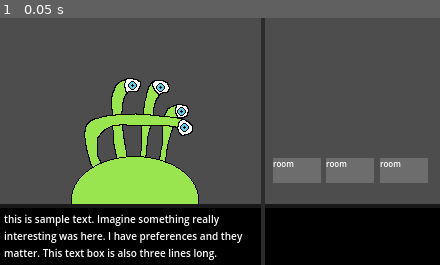
Above: before the commit, frame 1.
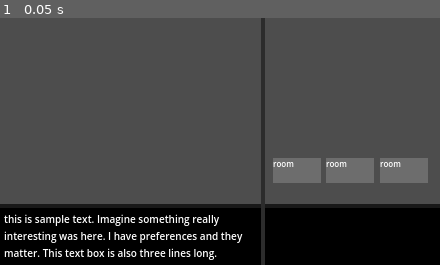
Above: after the commit, the same moment.

Repository: fawfle/brackeys-2026.1
Game: Godot game, scene res://scenes/game_scene.tscn
The game is run twice, just before and just after one commit, with the same random seed, the same clock (stepped at 60 frames per second) and the same inputs.
Inputs:
- Up to frame 1 (0.05 s): no input

The runs differ from the first frame. In frame 1, 8.2% of the frame differs, in the area x 16-46%, y 24-76%.
Error before the commit: Invalid assignment of property or key 'blacklisted_traits' with value of type 'Array' on a base object of type 'RefCounted (GuestTrait)'. (res://scripts/trait_…

Commit message:
added more code

Diff:
--- a/scenes/game manager.gd
+++ b/scenes/game manager.gd
@@ -1,20 +1,34 @@
 extends Node2D
+
+@onready var guest_parent: Node2D = $GuestParent
 
 var day: int = 0
 
 var hotel: Hotel = Hotel.new()
 
 var guest_queue: Array[Guest] = []
+@export var current_guest: Guest = null
 
 func _ready() -> void:
 	# load guests and traits. The lists act as global constants
 	TraitList.LOAD_TRAITS()
 	GuestList.LOAD_GUESTS()
 
+	begin_day()
+
 func begin_day() -> void:
-	guest_queue = make_guest_queue()
+	guest_queue = GuestList.create_guest_queue(1, day)
+	manage_next_guest()
 
-func make_guest_queue() -> Array[Guest]:
-	var queue: Array[Guest] = [];
+func manage_next_guest() -> void:
+	current_guest = guest_queue[0].duplicate(true)
+	guest_queue.pop_front()
 
-	return queue;
+	# clean children
+	for child in guest_parent.get_children(): child.queue_free()
+
+	var guest_scene: PackedScene = current_guest.scene
+	if guest_scene != null:
+		guest_parent.add_child(guest_scene.instantiate())
+	else:
+		push_error("No guest scene for guest")
--- a/scenes/game_scene.tscn
+++ b/scenes/game_scene.tscn
@@ -1,7 +1,6 @@
 [gd_scene format=3 uid="uid://d10v8ay10dsu6"]
 
 [ext_resource type="Script" uid="uid://fehsvnq2kohw" path="res://scenes/game manager.gd" id="1_w5aja"]
-[ext_resource type="PackedScene" uid="uid://cgjol7fet0bui" path="res://scenes/characters/four_eyes.tscn" id="2_ycayy"]
 [ext_resource type="PackedScene" uid="uid://4gii0y616804" path="res://scenes/hotel/room.tscn" id="3_ycayy"]
 
 [node name="GameScene" type="Node2D" unique_id=1746918585]
@@ -10,8 +9,8 @@
 [node name="Camera2D" type="Camera2D" parent="." unique_id=2131477491]
 anchor_mode = 0
 
-[node name="FourEyes" parent="." unique_id=811499514 instance=ExtResource("2_ycayy")]
-position = Vector2(135, 122)
+[node name="GuestParent" type="Node2D" parent="." unique_id=521559917]
+position = Vector2(132, 130)
 
 [node name="CanvasLayer" type="CanvasLayer" parent="." unique_id=1013869446]
 
@@ -42,7 +41,7 @@
 autowrap_mode = 3
 clip_text = true
 
-[node name="ColorRect" type="ColorRect" parent="CanvasLayer/TextBar" unique_id=1087483858]
+[node name="Separator" type="ColorRect" parent="CanvasLayer/TextBar" unique_id=1087483858]
 layout_mode = 1
 anchors_preset = 10
 anchor_right = 1.0
@@ -62,7 +61,7 @@
 
 [node name="Hotel" type="Node" parent="." unique_id=1856963853]
 
-[node name="ColorRect" type="ColorRect" parent="Hotel" unique_id=1541475074]
+[node name="HotelBar" type="ColorRect" parent="Hotel" unique_id=1541475074]
 anchors_preset = 3
 anchor_left = 1.0
 anchor_top = 1.0
@@ -74,7 +73,7 @@
 grow_vertical = 0
 color = Color(0, 0, 0, 1)
 
-[node name="ColorRect" type="ColorRect" parent="Hotel/ColorRect" unique_id=1952670912]
+[node name="Separator" type="ColorRect" parent="Hotel/HotelBar" unique_id=1952670912]
 layout_mode = 1
 anchors_preset = 10
 anchor_right = 1.0
@@ -92,6 +91,7 @@
 offset_top = 140.0
 offset_right = 321.0
 offset_bottom = 165.0
+location = 1
 
 [node name="Room2" parent="Hotel/Rooms" unique_id=2130832592 instance=ExtResource("3_ycayy")]
 layout_mode = 0
@@ -106,3 +106,4 @@
 offset_top = 140.0
 offset_right = 428.0
 offset_bottom = 165.0
+location = 2
--- a/scenes/hotel/room.tscn
+++ b/scenes/hotel/room.tscn
@@ -1,10 +1,23 @@
 [gd_scene format=3 uid="uid://4gii0y616804"]
 
-[node name="Room" type="TextureButton" unique_id=378997809]
-offset_right = 66.0
-offset_bottom = 22.0
+[ext_resource type="Script" uid="uid://bfjv0sjmcksyh" path="res://scripts/room.gd" id="1_4oh1f"]
 
-[node name="ColorRect" type="ColorRect" parent="." unique_id=256581676]
+[node name="Room" type="Control" unique_id=963365455]
+layout_mode = 3
+anchors_preset = 0
+offset_right = 78.0
+offset_bottom = 23.0
+script = ExtResource("1_4oh1f")
+
+[node name="TextureButton" type="TextureButton" parent="." unique_id=692431399]
+layout_mode = 1
+anchors_preset = 15
+anchor_right = 1.0
+anchor_bottom = 1.0
+grow_horizontal = 2
+grow_vertical = 2
+
+[node name="ColorRect" type="ColorRect" parent="TextureButton" unique_id=256581676]
 layout_mode = 1
 anchors_preset = 15
 anchor_right = 1.0
@@ -13,7 +26,7 @@
 grow_vertical = 2
 color = Color(0.42710263, 0.42710263, 0.42710263, 1)
 
-[node name="Label" type="Label" parent="." unique_id=1754139443]
+[node name="Label" type="Label" parent="TextureButton" unique_id=1754139443]
 layout_mode = 0
 offset_right = 40.0
 offset_bottom = 23.0
--- a/scripts/guest.gd
+++ b/scripts/guest.gd
@@ -1,10 +1,10 @@
-class_name Guest
+class_name Guest extends Resource
 
 var name: String = ""
 var scene: PackedScene
 
 ## traits assigned to guest by default. Used for "template" guests.
-var default_traits: Array[GuestTrait] = []
+var default_traits: Array[TraitList.Trait] = []
 var traits: Array[GuestTrait] = []
 
 ## Max money guest can give
@@ -14,6 +14,8 @@
 var greeting: String = ""
 ## message on leaving
 var goodybye: String = ""
+## message on angry leaving
+var angry_goodbye: String = ""
 
 ## initial rating given by guest. Can be lower than 5 for picky or snobbish guests.
 var initial_rating: float = 5
@@ -21,4 +23,8 @@
 ## Guest won't appear until day has passed
 var appear_after_day: int = 0
 
+## Todo
+func generate_request() -> String:
+	return "placeholder request"
+
 # constructed by guest_list class
--- a/scripts/guest_list.gd
+++ b/scripts/guest_list.gd
@@ -1,9 +1,21 @@
 class_name GuestList
 
 enum {
+	## Scene to load for guest. Consists of sprite, possibly more.
 	SCENE,
+	## Default traits always given to a guest.
 	DEFAULT_TRAITS,
+	## Message sent on greeting before request.
+	GREETING,
+	## Message sent when leaving
+	GOODBYE,
+	## Message sent when leaving very happy
+	HAPPY_GOODBYE,
+	## Message sent when leaving angry
+	ANGRY_GOODBYE,
+	## Threshold to not appear before a certain day. For gating guests after unlocks.
 	APPEAR_AFTER,
+	## Mark a guest as an "event" type. They won't be added to any normal guest queues.
 	EVENT,
 }
 
@@ -11,10 +23,15 @@
 	"four_eyes": {
 		SCENE: preload("res://scenes/characters/four_eyes.tscn"),
 		DEFAULT_TRAITS: [TraitList.Trait.NEAT],
+		GREETING: "Hello",
+		GOODBYE: "Goodbye",
+		HAPPY_GOODBYE: "I was so happy. Goodbye.",
+		ANGRY_GOODBYE: "I am angry and goodbying",
 	}
 }
 
-static var GUESTS: Array[Guest]
+static var GUESTS: Array[Guest] = []
+static var SPECIAL_GUESTS: Dictionary[String, Guest]
 
 static func LOAD_GUESTS():
 	GUESTS.clear()
@@ -25,6 +42,33 @@
 		var guest = Guest.new();
 
 		if data.has(SCENE): guest.scene = data.get(SCENE)
-		if data.has(DEFAULT_TRAITS): guest.default_traits = data.get(DEFAULT_TRAITS)
+		if data.has(DEFAULT_TRAITS): guest.default_traits.assign(data.get(DEFAULT_TRAITS))
+		if data.has(GREETING): guest.greeting = data.get(GREETING)
+		if data.has(GOODBYE): guest.goodybye = data.get(GOODBYE)
+		if data.has(ANGRY_GOODBYE): guest.angry_goodbye = data.get(ANGRY_GOODBYE)
+		if data.has(APPEAR_AFTER): guest.appear_after_day = data.get(APPEAR_AFTER)
 
-		GUESTS.push_back(guest)
+		## special guests
+		if data.has(EVENT):
+			SPECIAL_GUESTS.set(key, guest)
+		else:
+			GUESTS.push_back(guest)
+
+# TODO: Add feature to stop duplicate guests, probably a recent_guest list
+static func create_guest_queue(length: int, current_day: int) -> Array[Guest]:
+	var guest_queue: Array[Guest] = [];
+
+	for _i in range(100):
+		var guest = GUESTS.pick_random()
+
+		if guest.appear_after_day > current_day: continue
+		if guest_queue.has(guest): continue
+
+		guest_queue.push_back(guest)
+
+		if guest_queue.size() >= length:
+			return guest_queue
+
+	push_error("create_guest_queue exceeded max iterations and did not meet length:  " + str(length))
+
+	return guest_queue;
--- a/scripts/guest_trait.gd
+++ b/scripts/guest_trait.gd
@@ -1,4 +1,4 @@
-class_name GuestTrait
+class_name GuestTrait extends Resource
 
 var name: String
 var condition: Callable
@@ -6,7 +6,7 @@
 var on_leave: Callable
 
 ## traits that are mutually exclusive with this one
-var blacklisted_traits: Array[TraitList.Trait]
+var blacklisted_traits: Array[TraitList.Trait] = []
 
 enum Preference {
 	HIGH,
--- a/scripts/room.gd
+++ b/scripts/room.gd
@@ -1,15 +1,16 @@
-class_name Room
+class_name Room extends Control
 
-var sanitation: Sanitation = Sanitation.CLEAN
-var quality: Quality = Quality.DUMP
-var size: Size = Size.SMALL
+@export var sanitation: Sanitation = Sanitation.CLEAN
+@export var quality: Quality = Quality.DUMP
+@export var room_size: RoomSize = RoomSize.SMALL
 
-# always dynamic, location properties
-var location: Location
-var height: Height
+# "fixed", location properties
+@export var location: Location
+@export var height: Height
+
+var guest: Guest = null
 
 
-var guest: Guest = null
 
 enum Sanitation {
 	CLEAN,
@@ -23,7 +24,7 @@
 	DUMP
 }
 
-enum Size {
+enum RoomSize {
 	LARGE,
 	MEDIUM,
 	SMALL
@@ -31,14 +32,14 @@
 
 ## invariant, based on physical room location
 enum Location {
+	CENTER,
 	LEFT,
 	RIGHT,
-	CENTER
 }
 
 ## invariant, based on physical room location
 enum Height {
+	GROUND,
+	MIDDLE,
 	HIGH,
-	MIDDLE,
-	GROUND,
 }
--- a/scripts/trait_list.gd
+++ b/scripts/trait_list.gd
@@ -1,10 +1,15 @@
 class_name TraitList
 
 enum {
+	## name of trait, for internal reference
 	NAME,
+	## Function that must be true for condition to be met.
 	CONDITION,
+	## Function applied after guest leaves. EX making room very messy.
 	ON_LEAVE,
+	## How much guest cares. Determines point deduction for failing.
 	PREFERENCE,
+	## Traits that are mutually exclusive.
 	BLACKLIST
 }
 
@@ -42,6 +47,6 @@
 		if data.has(CONDITION): guest_trait.condition = data.get(CONDITION)
 		if data.has(PREFERENCE): guest_trait.preference = data.get(PREFERENCE)
 		if data.has(ON_LEAVE): guest_trait.on_leave = data.get(ON_LEAVE)
-		if data.has(BLACKLIST): guest_trait.blacklisted_traits = data.get(BLACKLIST)
+		if data.has(BLACKLIST): guest_trait.blacklisted_traits.assign(data.get(BLACKLIST))
 
 		TRAITS.set(key, guest_trait);
Not shown, changed: TODO.txt
